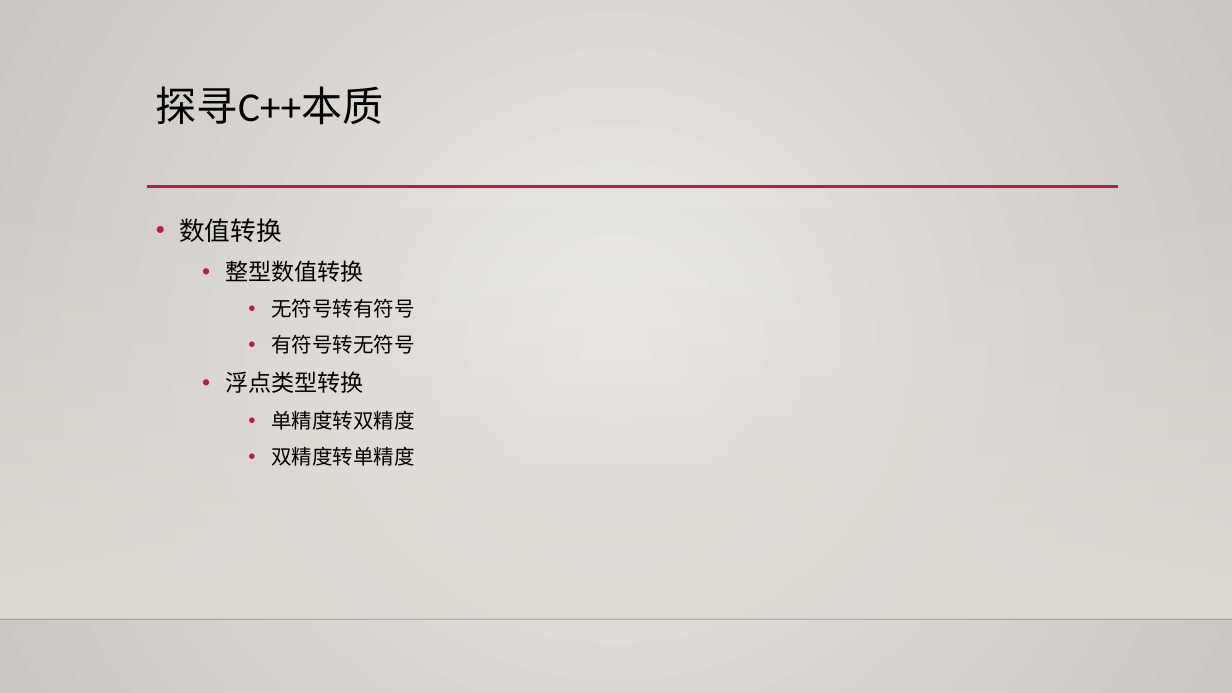
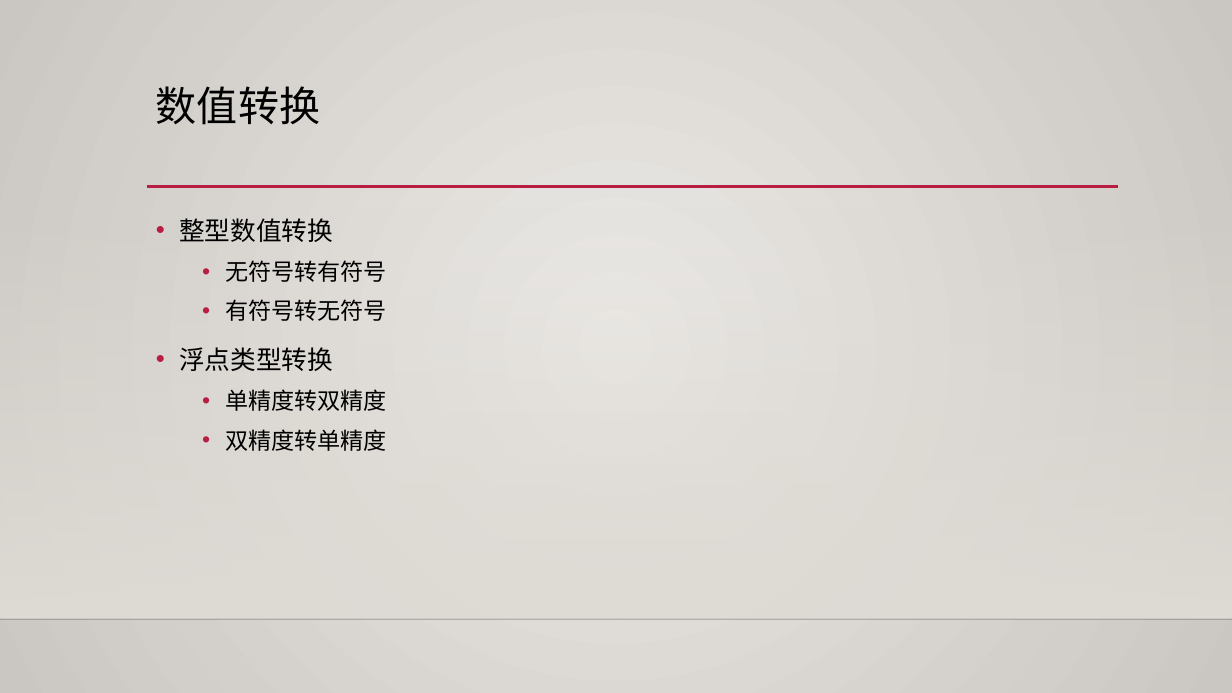
Before and after one commit to albertclass/Lessons, a slide deck: slide 13 of advance c++/courseware.pptx (slide 9 before the commit). Drawn at 1232x693 pixels with LibreOffice and Linux fonts; fonts in the diff are those of the drawing; background and template pictures are left out. Boxes give left, top, right and bottom in pixels: in the first picture for what was removed or moved away, otherwise in the second. Text is boxed around its words. In the diff, an @@ line names an element or a change of style, - is before the commit and + after.

```diff
--- a/advance c++/courseware.pptx
+++ b/advance c++/courseware.pptx
@@ title at box(156, 86, 320, 125): text changed @@
-探寻C++本质
+数值转换
@@ text "整型数值转换" at box(179, 218, 387, 451): size 18 to 20 pt in "整型数值转换", "浮点类型转换"; size 16 to 18 pt in "无符号转有符号", "有符号转无符号", "单精度转双精度", "双精度转单精度"; list level 2 to 1 in "整型数值转换"; list level 3 to 2 in "无符号转有符号"; list level 3 to 2 in "有符号转无符号"; list level 2 to 1 in "浮点类型转换"; list level 3 to 2 in "单精度转双精度"; list level 3 to 2 in "双精度转单精度" @@
@@ text at box(179, 218, 282, 242): paragraph removed @@
-• 数值转换
```
Also in this commit, not shown: 6 other slides changed, 4 slides added, 1 slide removed, 55 other files.
